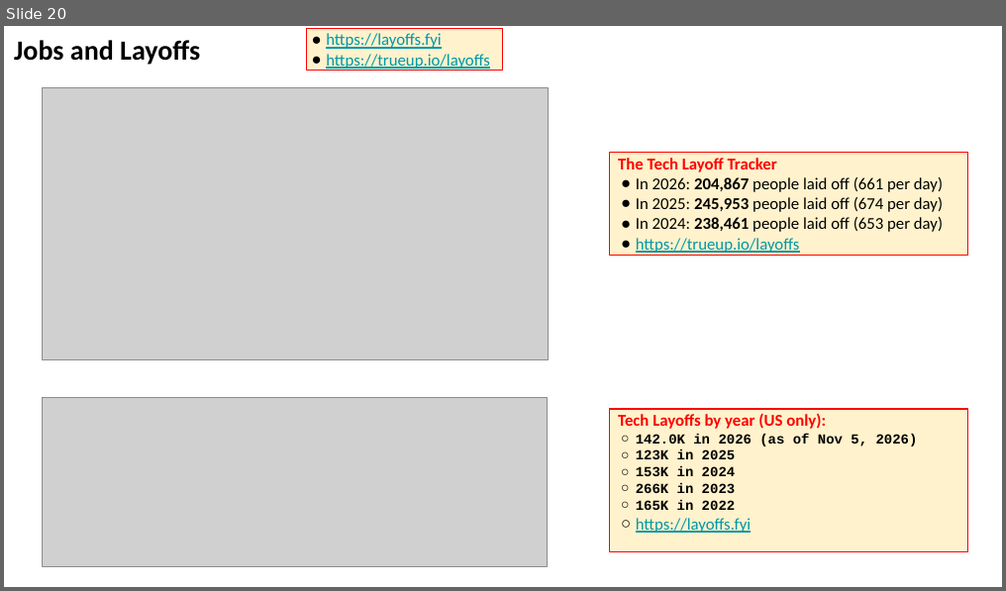
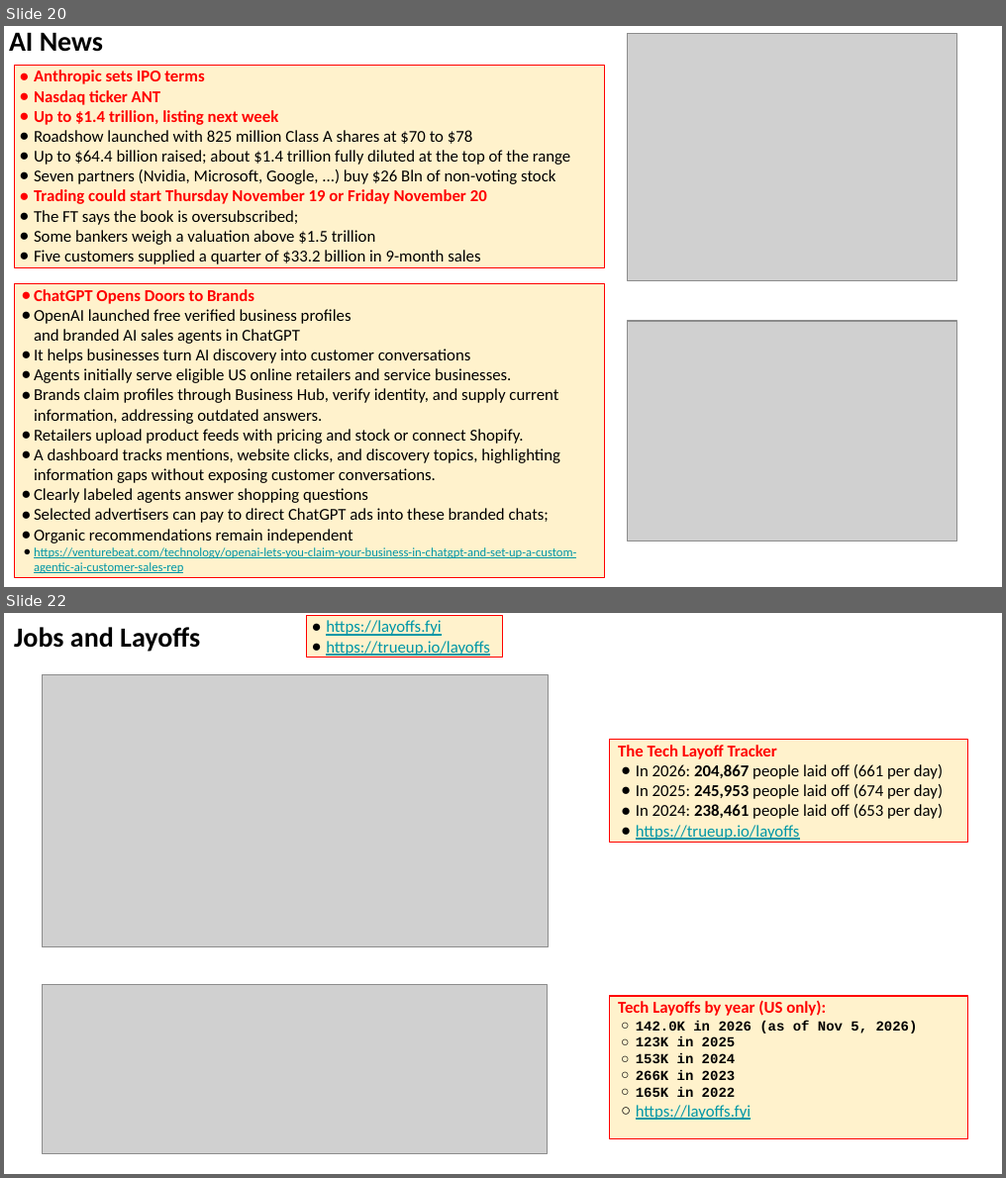
Before and after one commit to lselector/seminar, a slide deck: 2026/2026-11-13-AI-News.pptx. Shown one above the other, each under a label of ours: slide 20 before the commit, slides 20 and 22 after it; the slides between them are not shown. The pictures are 1006x591 and 1006x1178 pixels, drawn with LibreOffice and Linux fonts; fonts in the diff are those of the drawing; grey boxes stand for pictures. Boxes give left, top, right and bottom in pixels: in the first picture for what was removed or moved away, otherwise in the second. Text is boxed around its words. In the diff, an @@ line names an element or a change of style, - is before the commit and + after.

```diff
--- a/2026/2026-11-13-AI-News.pptx
+++ b/2026/2026-11-13-AI-News.pptx
@@ slide 20 added at (4,26,1002,587), background #FFFFFF @@
@@ text added at (9,32,103,52), 20 pt, text #000000, bold @@
+AI News
@@ picture added at (628,34,958,281) @@
@@ rectangle added at (14,65,605,269), fill #FFF2CC, outline #FF0000 0.75 pt, 12 pt, text #000000 @@
+● Anthropic sets IPO terms
+● Nasdaq ticker ANT
+● Up to $1.4 trillion, listing next week
+● Roadshow launched with 825 million Class A shares at $70 to $78
+● Up to $64.4 billion raised; about $1.4 trillion fully diluted at the top of the range
+● Seven partners (Nvidia, Microsoft, Google, ...) buy $26 Bln of non-voting stock
+● Trading could start Thursday November 19 or Friday November 20
+● The FT says the book is oversubscribed;
+● Some bankers weigh a valuation above $1.5 trillion
+● Five customers supplied a quarter of $33.2 billion in 9-month sales
@@ rectangle added at (14,283,605,577), fill #FFF2CC, outline #FF0000 0.75 pt, 12 pt, text #000000 @@
+● ChatGPT Opens Doors to Brands
+● OpenAI launched free verified business profiles
+  and branded AI sales agents in ChatGPT
+● It helps businesses turn AI discovery into customer conversations
+● Agents initially serve eligible US online retailers and service businesses.
+● Brands claim profiles through Business Hub, verify identity, and supply current information, addressing outdated answers.
+● Retailers upload product feeds with pricing and stock or connect Shopify.
+● A dashboard tracks mentions, website clicks, and discovery topics, highlighting information gaps without exposing customer conversations.
+● Clearly labeled agents answer shopping questions
+● Selected advertisers can pay to direct ChatGPT ads into these branded chats;
+● Organic recommendations remain independent
+● https://venturebeat.com/technology/openai-lets-you-claim-your-business-in-chatgpt-and-set-up-a-custom-agentic-ai-customer-sales-rep
@@ picture added at (628,321,958,541) @@
@@ what was slide 20 is now slide 22 @@
```
Also in this commit, not shown: 3 slides changed, 1 other slide added.
